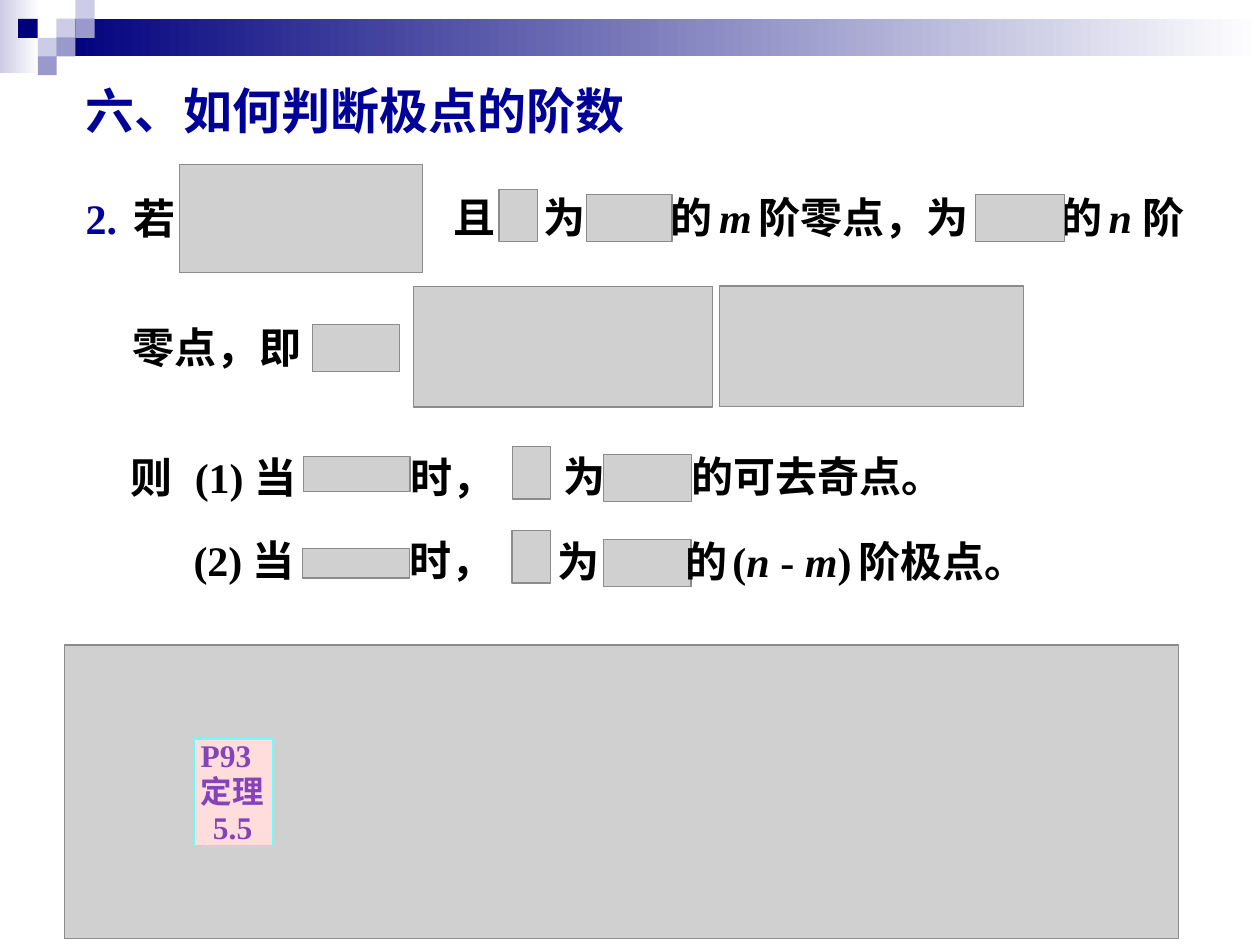
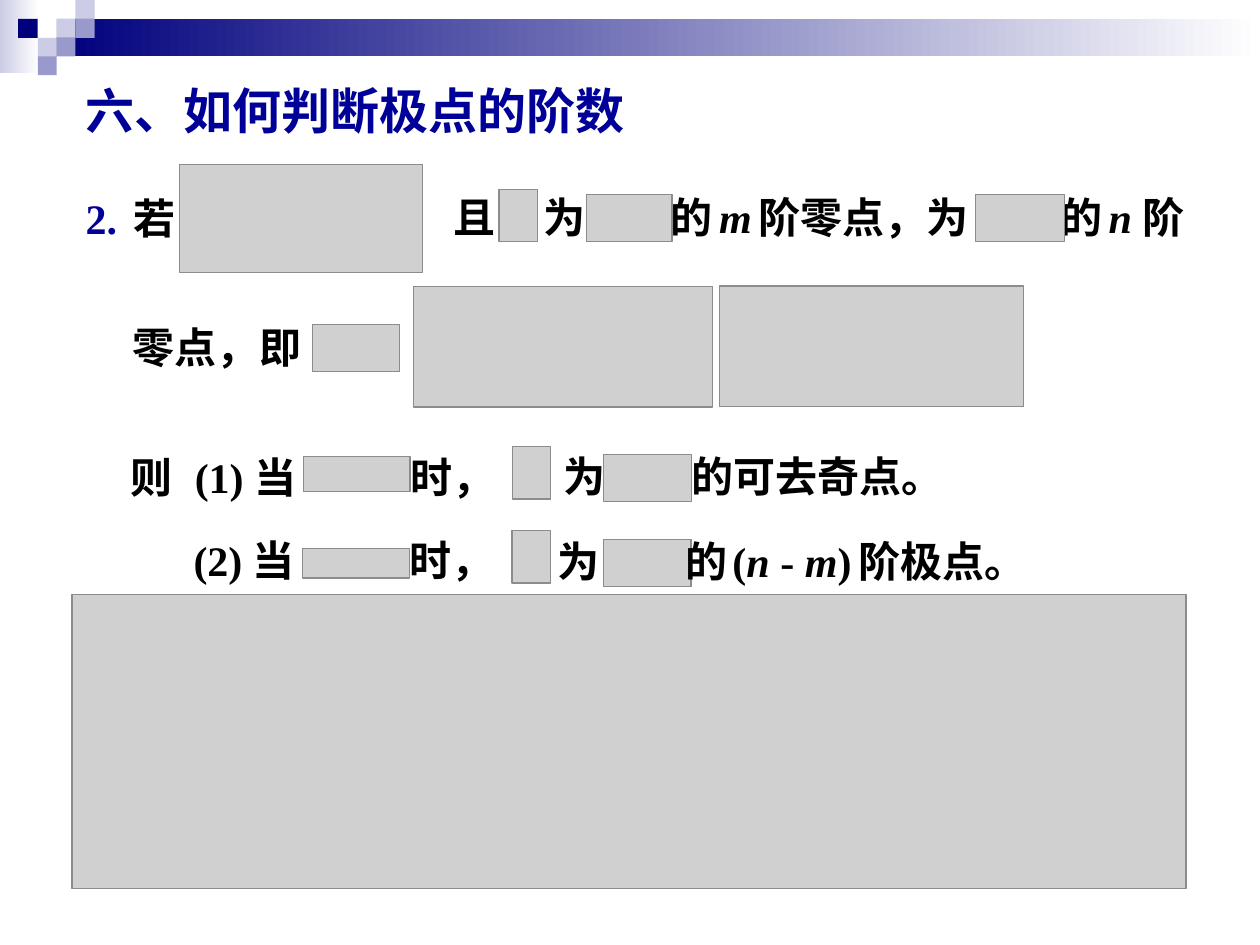
Before and after one commit to 1363033313/Second-year-up, a slide deck: slide 18 of 复变函数和积分变换/复变ppt/Chapter 5/5.1孤立奇点.ppt. Drawn at 1260x945 pixels with LibreOffice and Linux fonts; fonts in the diff are those of the drawing; grey boxes stand for pictures; background and template pictures are left out. Boxes give left, top, right and bottom in pixels: in the first picture for what was removed or moved away, otherwise in the second. Text is boxed around its words. In the diff, an @@ line names an element or a change of style, - is before the commit and + after.

```diff
--- a/复变函数和积分变换/复变ppt/Chapter 5/5.1孤立奇点.ppt
+++ b/复变函数和积分变换/复变ppt/Chapter 5/5.1孤立奇点.ppt
@@ picture: place and size @@
-picture at (64,645,1178,939)
+picture at (72,595,1186,888)
@@ rectangle removed at (194,738,272,844) @@
@@ text removed at (201,746,264,840) @@
-P93
-定理
-5.5
```
Also in this commit, not shown: 3 other files.
